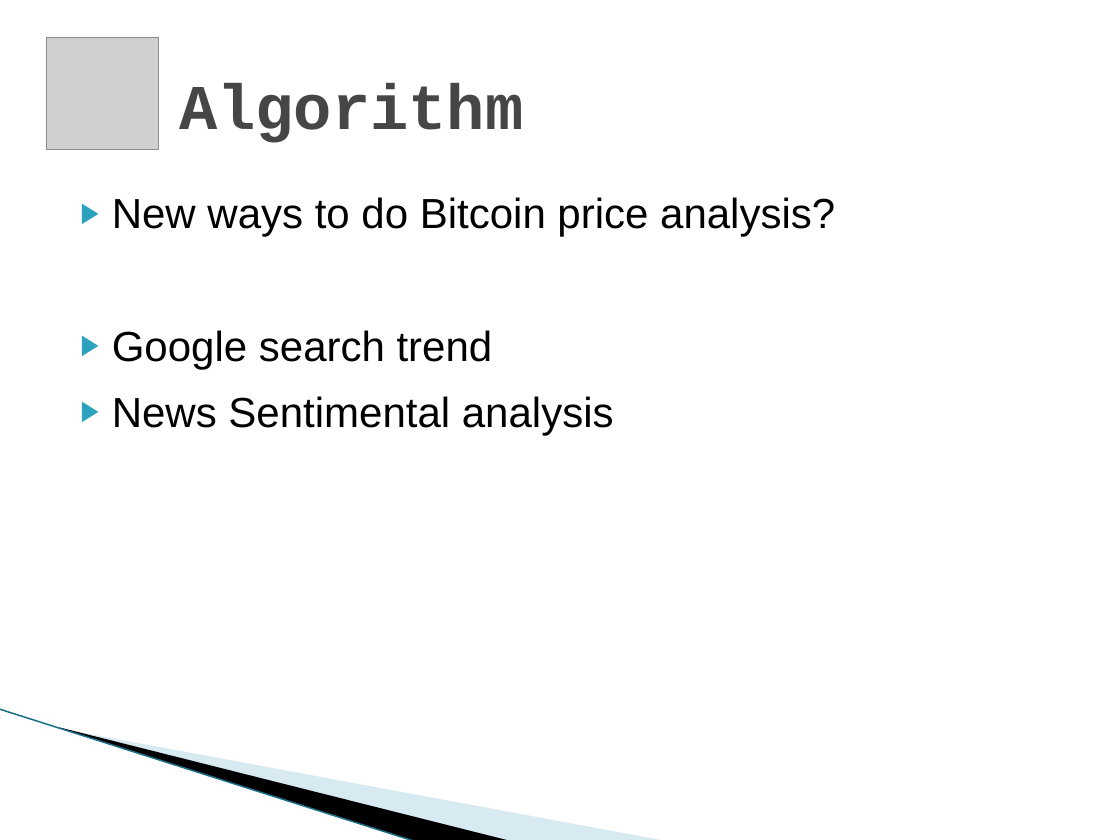
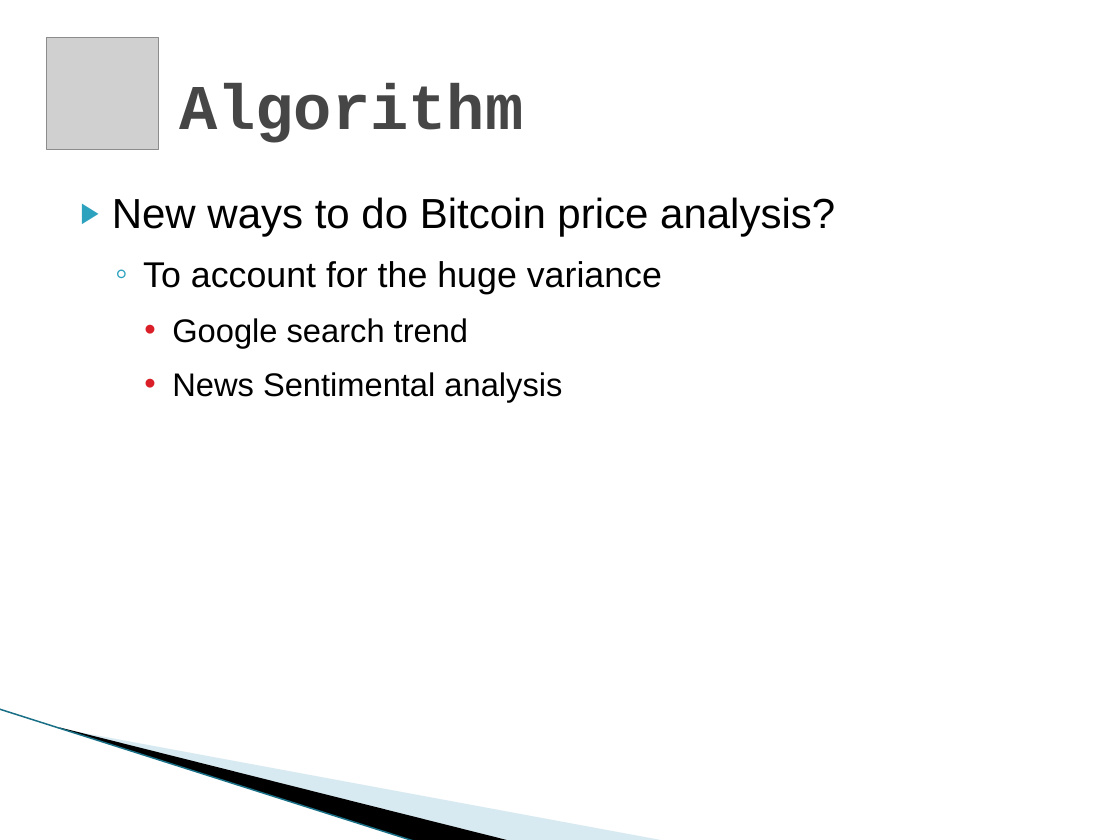
Before and after one commit to yyl/btc-price-analysis, a slide deck: slide 14 of DM_Project.pptx. Drawn at 1120x840 pixels with LibreOffice and Linux fonts; fonts in the diff are those of the drawing; grey boxes stand for pictures; background and template pictures are left out. Boxes give left, top, right and bottom in pixels: in the first picture for what was removed or moved away, otherwise in the second. Text is boxed around its words. In the diff, an @@ line names an element or a change of style, - is before the commit and + after.

```diff
--- a/DM_Project.pptx
+++ b/DM_Project.pptx
@@ text at bbox=[143, 261, 662, 294]: paragraph added @@
+  ◦ To account for the huge variance
@@ text at bbox=[172, 318, 562, 402]: size 27 to 21 pt in "Google search trend", "News Sentimental analysis"; bullet ▶ to •; list level 1 to 3 in "Google search trend"; bullet colour #2DA2BF to #DA1F28; list level 1 to 3 in "News Sentimental analysis" @@
```
Also in this commit, not shown: 6 other slides changed.
